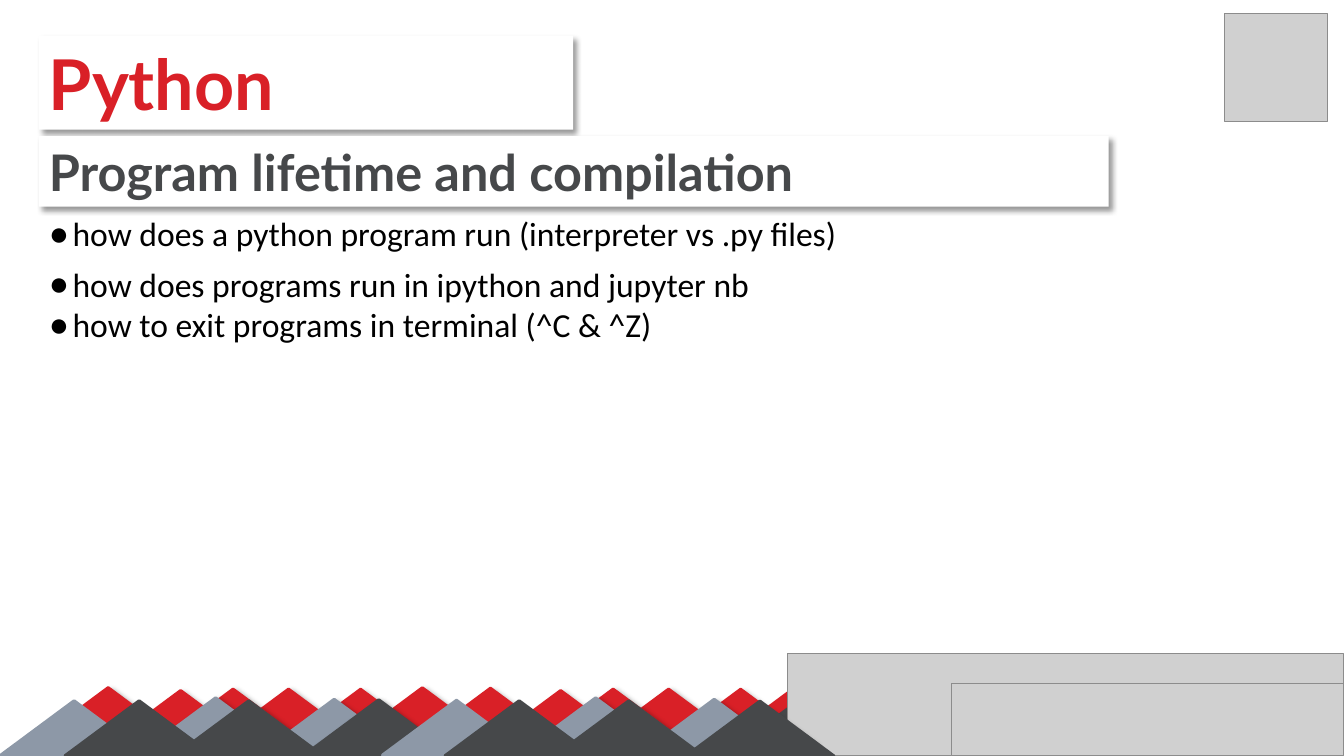
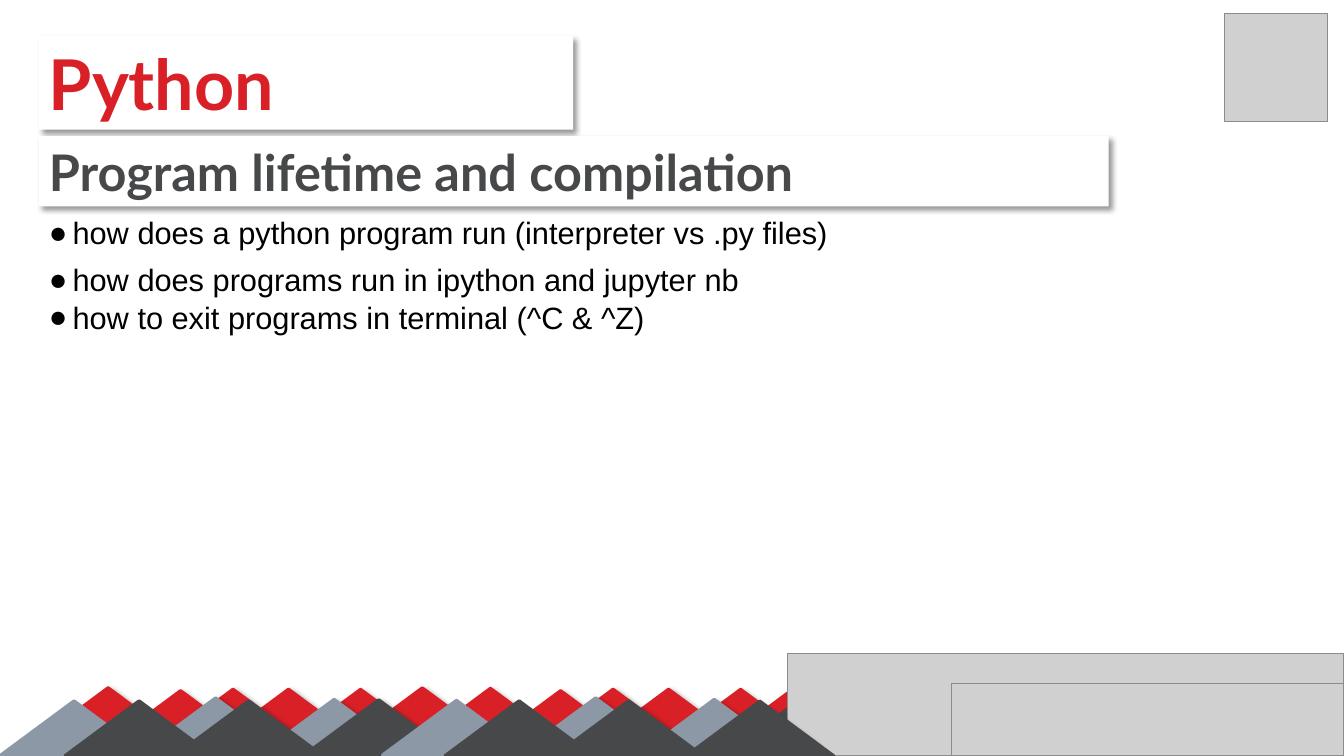
Before and after one commit to SalmaGira/machine-learning-workshop-Kvector, a slide deck: slide 4 of Sessions/Session 1/python-omar/python.pptx. Drawn at 1344x756 pixels with LibreOffice and Linux fonts; fonts in the diff are those of the drawing; grey boxes stand for pictures. Boxes give left, top, right and bottom in pixels: in the first picture for what was removed or moved away, otherwise in the second. Text is boxed around its words. In the diff, an @@ line names an element or a change of style, - is before the commit and + after.

Commit message:
change in python persentation

```diff
--- a/Sessions/Session 1/python-omar/python.pptx
+++ b/Sessions/Session 1/python-omar/python.pptx
@@ text "how does a python program ..." at <box>73,221,828,334</box>: size 24 to 22 pt, font Calibri to Arial @@
```
Also in this commit, not shown: 2 other slides changed, 3 slides added, 1 slide removed.
